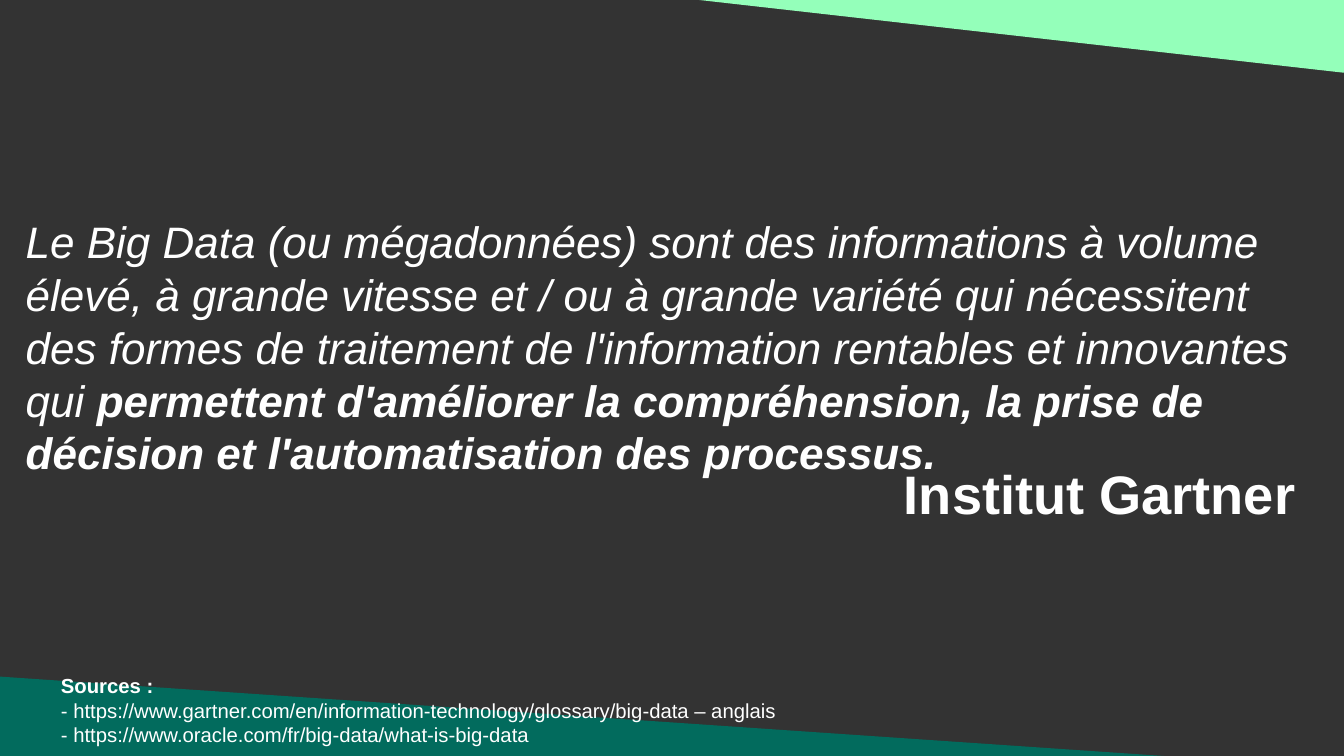
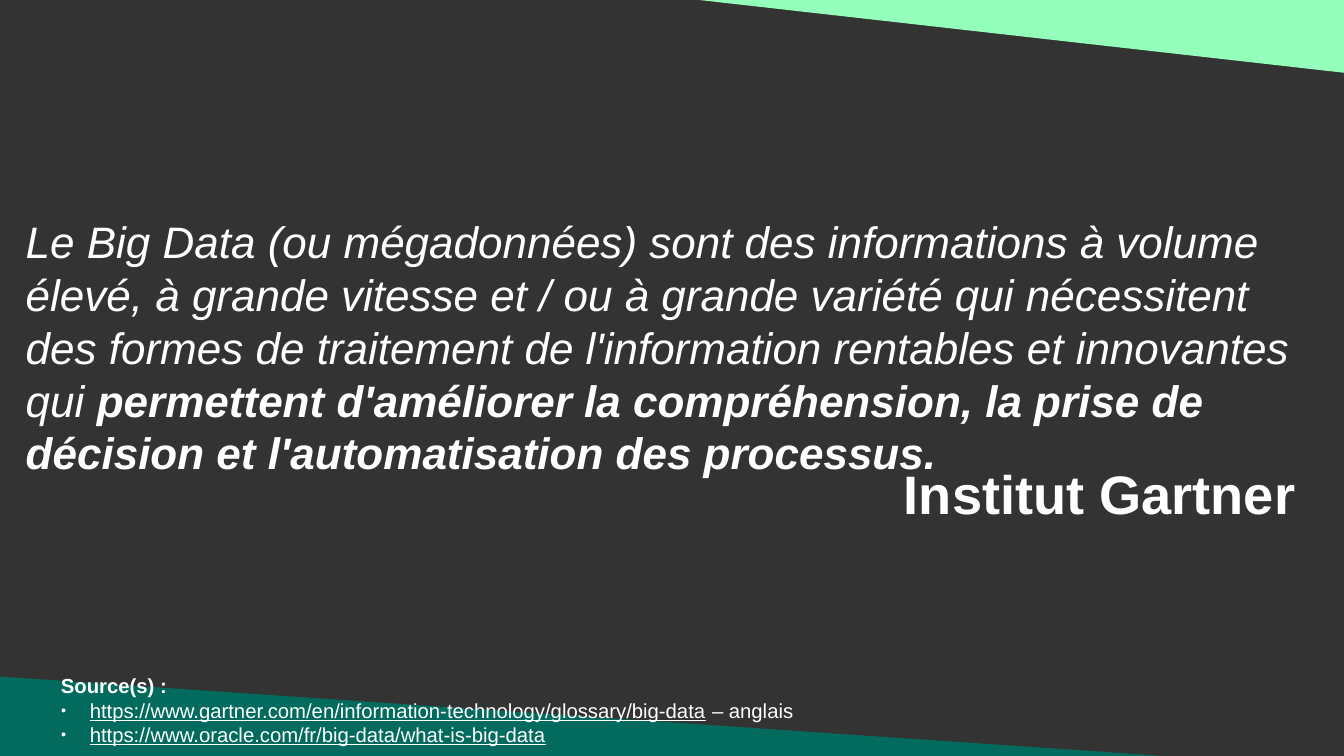
Before and after one commit to DanYellow/cours, a slide deck: slide 5 of big-data-s4/travaux-pratiques/numero-1/presentation.odp. Drawn at 1344x756 pixels with LibreOffice and Linux fonts; fonts in the diff are those of the drawing. Boxes give left, top, right and bottom in pixels: in the first picture for what was removed or moved away, otherwise in the second. Text is boxed around its words. In the diff, an @@ line names an element or a change of style, - is before the commit and + after.

Commit message:
Update big-data course

```diff
--- a/big-data-s4/travaux-pratiques/numero-1/presentation.odp
+++ b/big-data-s4/travaux-pratiques/numero-1/presentation.odp
@@ text at (61,678,793,747): text changed @@
-Sources :
-- https://www.gartner.com/en/information-technology/glossary/big-data – anglais
-- https://www.oracle.com/fr/big-data/what-is-big-data
+Source(s) :
+● https://www.gartner.com/en/information-technology/glossary/big-data – anglais
+● https://www.oracle.com/fr/big-data/what-is-big-data
```
Also in this commit, not shown: 6 other slides changed, 5 other files.
